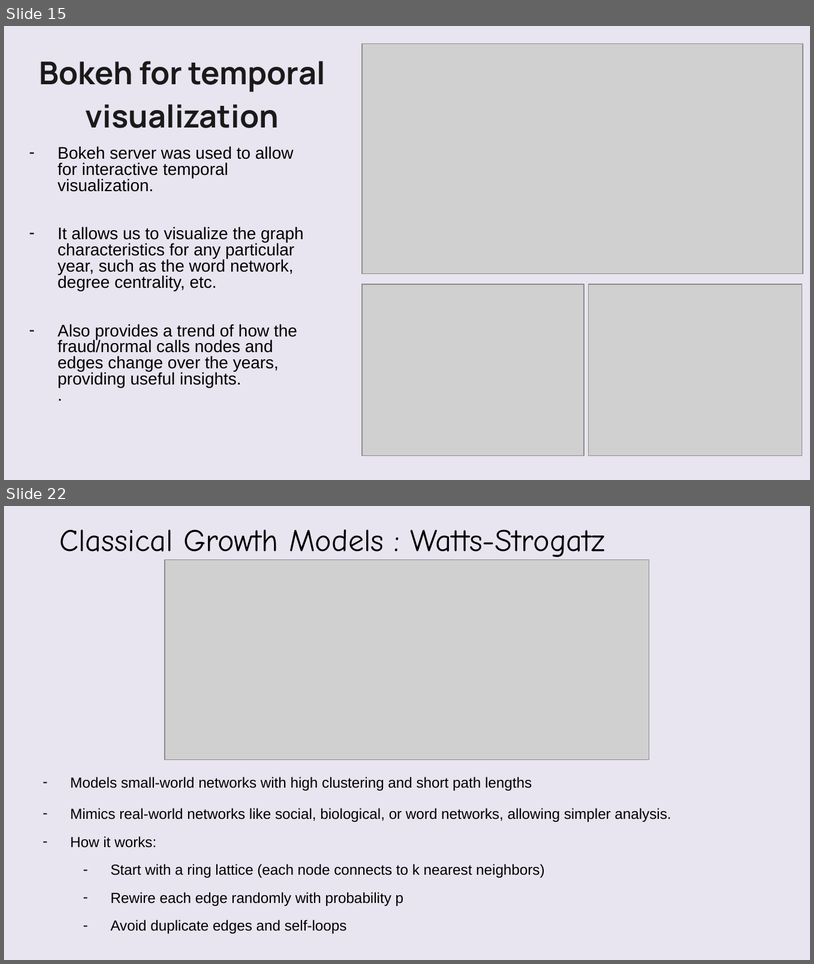
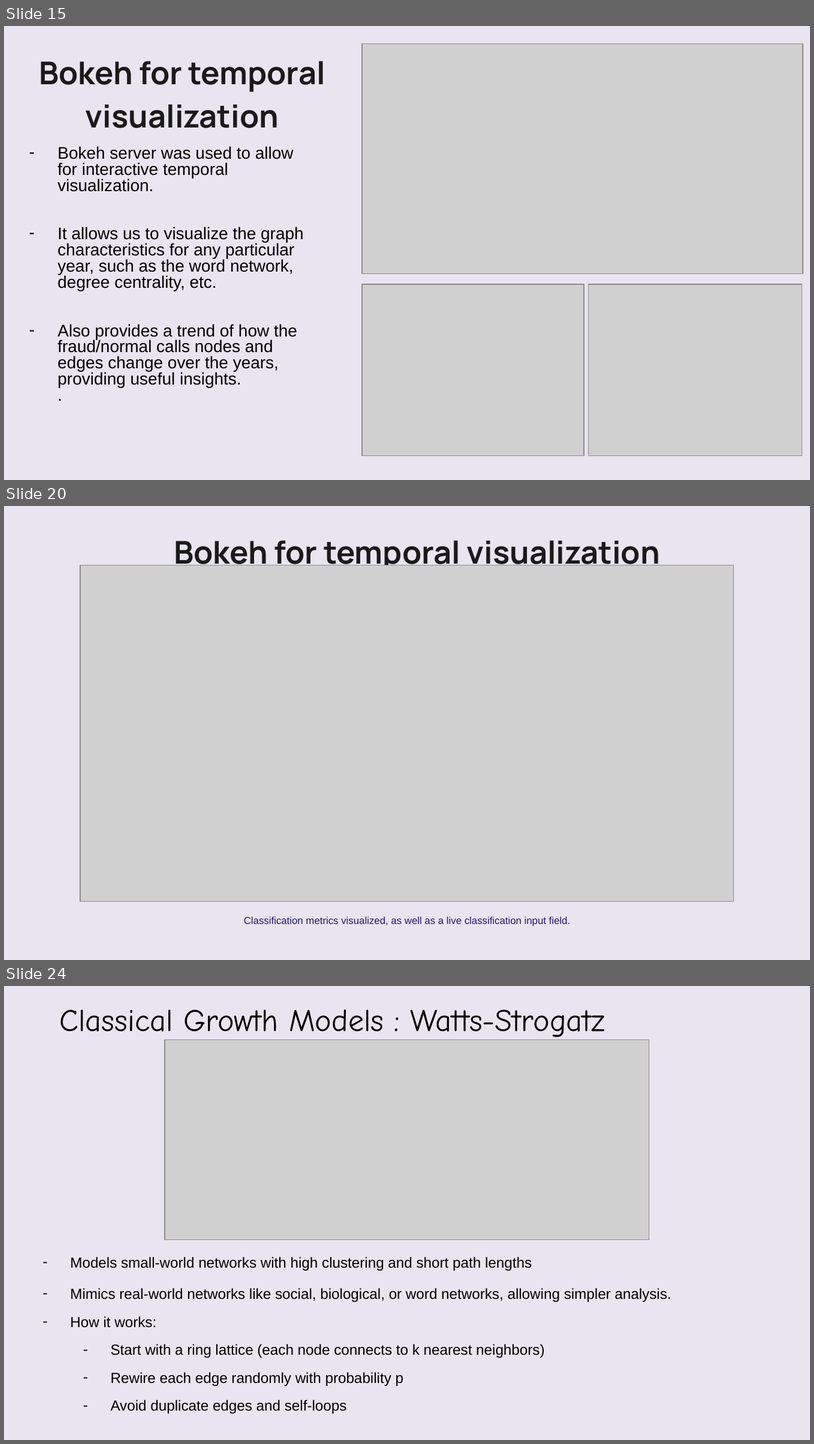
Before and after one commit to VatsalBhuva11/hoax-call-temporal-analysis, a slide deck: Group_16_SNA.pptx. Shown one above the other, each under a label of ours: slides 15 and 22 before the commit, slides 15, 20 and 24 after it; the slides between them are not shown. The pictures are 814x964 and 814x1444 pixels, drawn with LibreOffice and Linux fonts; fonts in the diff are those of the drawing; grey boxes stand for pictures; background and template pictures are left out. Boxes give left, top, right and bottom in pixels: in the first picture for what was removed or moved away, otherwise in the second. Text is boxed around its words. In the diff, an @@ line names an element or a change of style, - is before the commit and + after.

```diff
--- a/Group_16_SNA.pptx
+++ b/Group_16_SNA.pptx
@@ slide 20 added at [4, 506, 810, 960], background picture (left out) @@
@@ freeform shape added at [4, 506, 810, 960], fill #FAFAFA at 75% opacity @@
@@ text added at [174, 540, 660, 565], 28 pt, text #1A1A1A, bold @@
+Bokeh for temporal visualization
@@ picture added at [81, 565, 735, 901] @@
@@ text added at [244, 916, 570, 926], 9 pt, text #231870 @@
+Classification metrics visualized, as well as a live classification input field.
@@ what was slide 22 is now slide 24 @@
```
Also in this commit, not shown: 4 slides changed, 3 other slides added, 2 slides removed, 2 other files.
